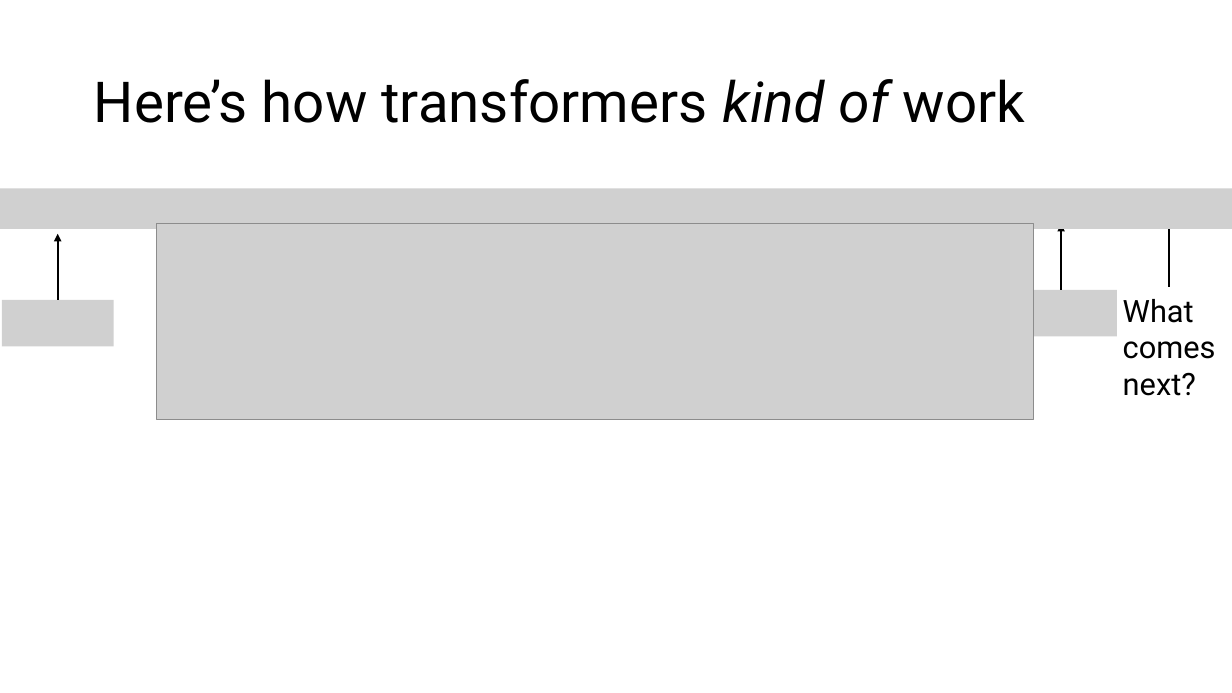
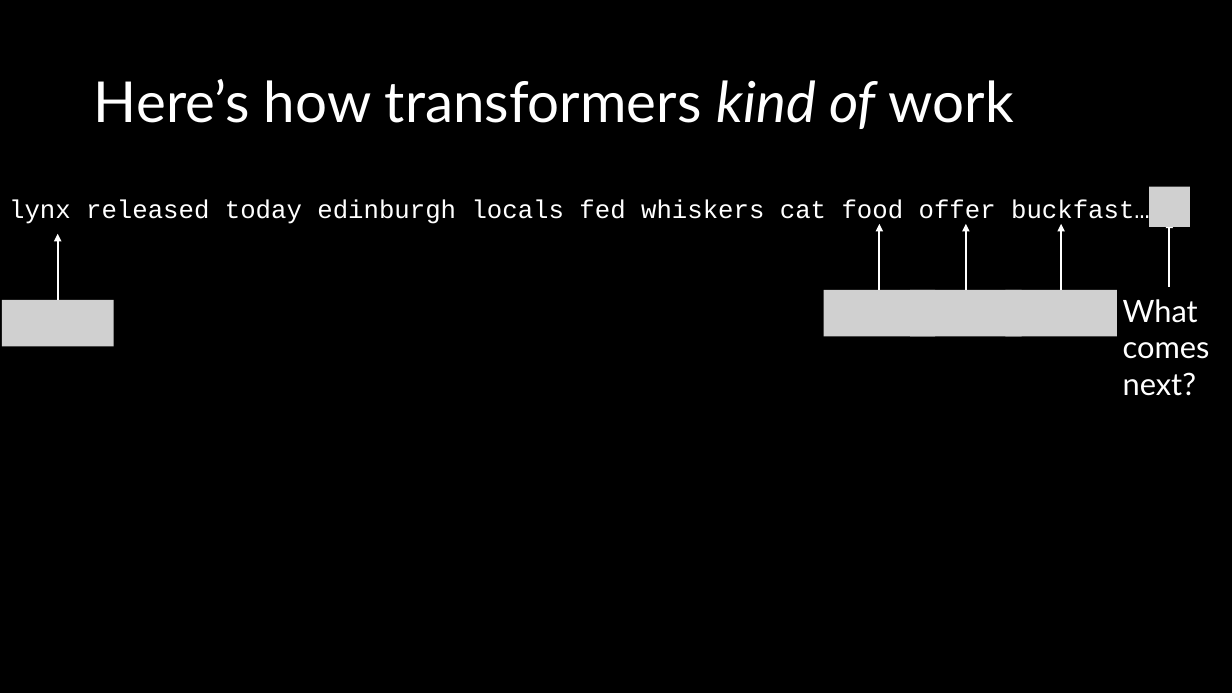
Before and after one commit to DeonRoos/stats-for-biologists, a slide deck: slide 26 of Lectures/BI3010 Lecture XX Large Language Models.pptx (slide 20 before the commit). Drawn at 1232x693 pixels with LibreOffice and Linux fonts; fonts in the diff are those of the drawing; grey boxes stand for pictures. Boxes give left, top, right and bottom in pixels: in the first picture for what was removed or moved away, otherwise in the second. Text is boxed around its words. In the diff, an @@ line names an element or a change of style, - is before the commit and + after.

```diff
--- a/Lectures/BI3010 Lecture XX Large Language Models.pptx
+++ b/Lectures/BI3010 Lecture XX Large Language Models.pptx
@@ background #FFFFFF to #000000 @@
@@ title "Here’s how transformers kind of ..." at (94,79,1014,129): font Roboto to Lato, text colour #000000 to #FFFFFF @@
@@ picture removed at (0,189,1232,229) @@
@@ text added at (9,199,1150,226), 20 pt, text #FFFFFF @@
+lynx released today edinburgh locals fed whiskers cat food offer buckfast…
@@ picture added at (1150,187,1190,227) @@
@@ arrow (57, 300) - (57, 234): stroke #000000 1.5 pt to #FFFFFF 1.5 pt @@
@@ picture removed at (156,224,1033,419) @@
@@ arrow (880, 290) - (880, 224): stroke #000000 1.5 pt to #FFFFFF 1.5 pt @@
@@ arrow (966, 290) - (966, 224): stroke #000000 1.5 pt to #FFFFFF 1.5 pt @@
@@ arrow (1061, 290) - (1061, 224): stroke #000000 1.5 pt to #FFFFFF 1.5 pt @@
@@ arrow (1170, 287) - (1170, 221): stroke #000000 1.5 pt to #FFFFFF 1.5 pt @@
@@ picture added at (823,290,935,336) @@
@@ picture added at (910,290,1022,336) @@
@@ text "What comes next?" at (1123,299,1210,396): font Roboto to Lato, text colour #000000 to #FFFFFF @@
```
Also in this commit, not shown: 32 other slides changed, 13 slides added, 3 slides removed, 23 other files.
